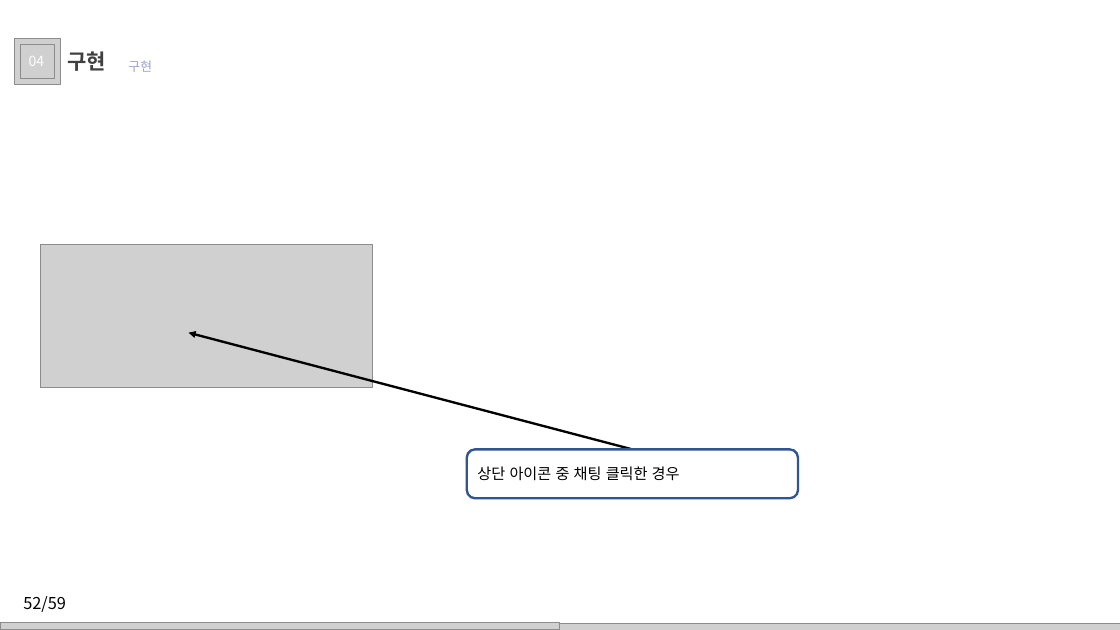
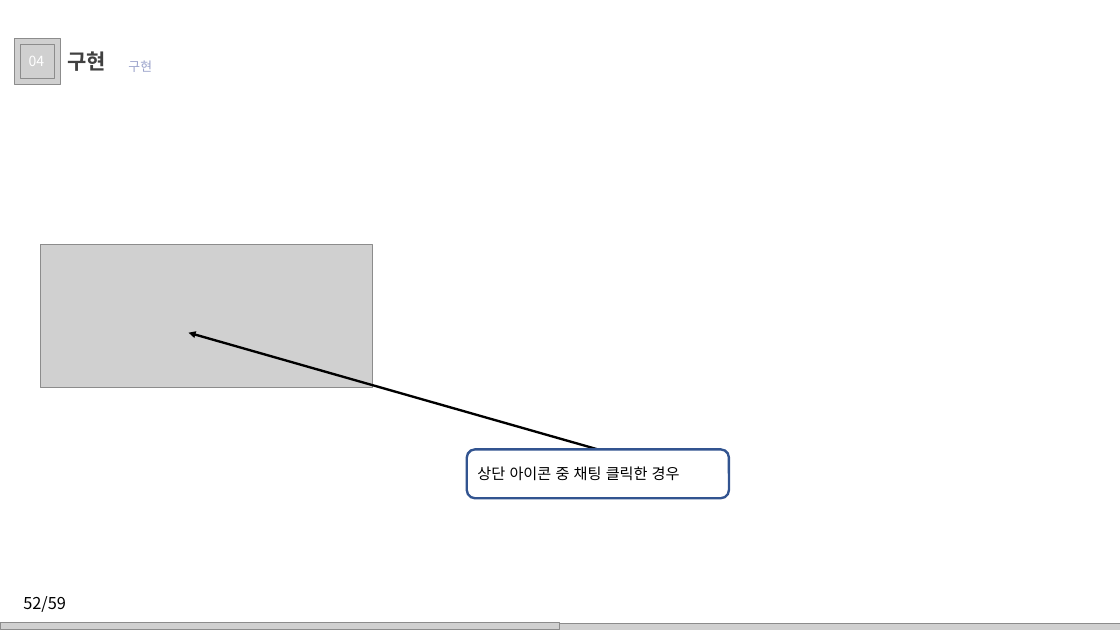
Before and after one commit to juhyeonjong2/EzenCompany, a slide deck: slide 52 of Documents/8. 발표/2. 최종발표/이젠컴퍼니.pptx. Drawn at 1120x630 pixels with LibreOffice and Linux fonts; fonts in the diff are those of the drawing; grey boxes stand for pictures; background and template pictures are left out. Boxes give left, top, right and bottom in pixels: in the first picture for what was removed or moved away, otherwise in the second. Text is boxed around its words. In the diff, an @@ line names an element or a change of style, - is before the commit and + after.

```diff
--- a/Documents/8. 발표/2. 최종발표/이젠컴퍼니.pptx
+++ b/Documents/8. 발표/2. 최종발표/이젠컴퍼니.pptx
@@ arrow moved from (633, 450) - (189, 333) to (598, 450) - (189, 333) @@
@@ rounded rectangle "상단 아이콘 중 채팅 클릭한 ...": place and size @@
-rounded rectangle "상단 아이콘 중 채팅 클릭한 ..." at (467, 450, 798, 498)
+rounded rectangle "상단 아이콘 중 채팅 클릭한 ..." at (467, 450, 729, 498)
```
Also in this commit, not shown: 19 other slides changed.
